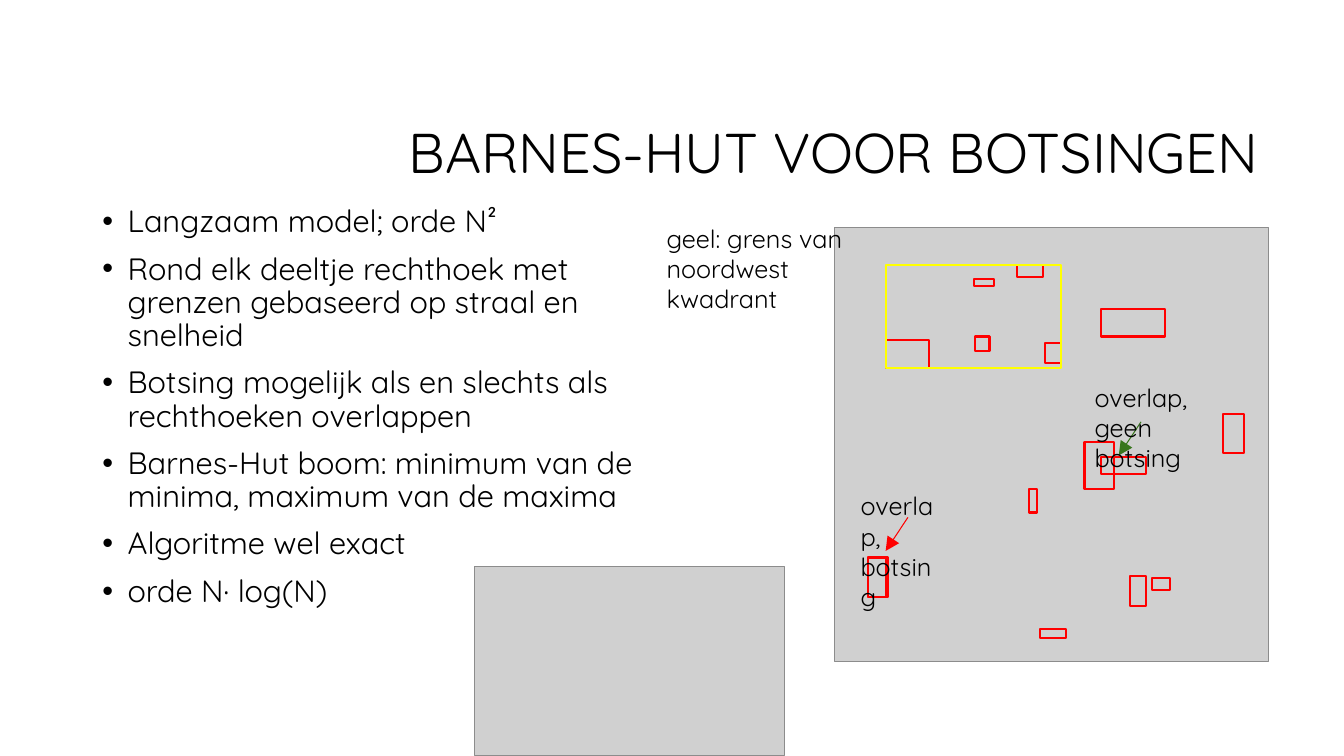
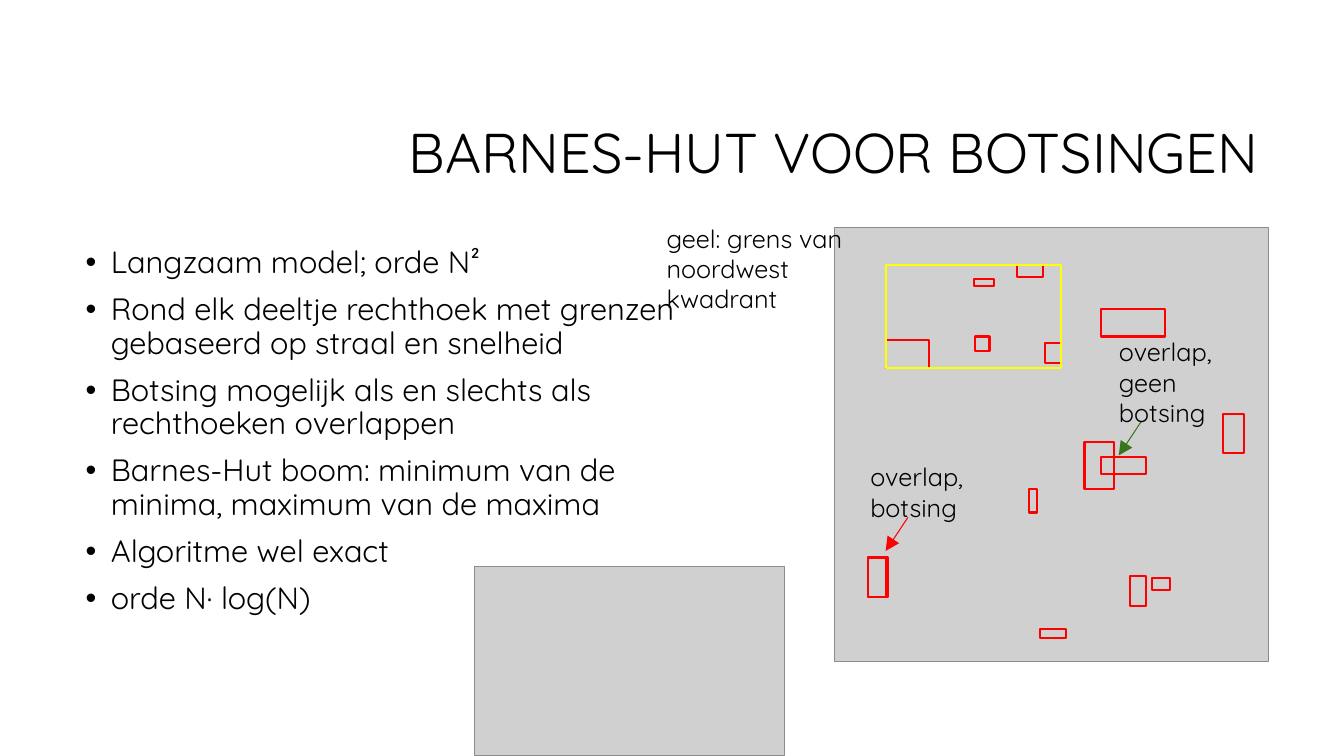
Before and after one commit to CBarendrecht/mod2b, a slide deck: slide 7 of Presentatie/Presentatie.pptx. Drawn at 1344x756 pixels with LibreOffice and Linux fonts; fonts in the diff are those of the drawing; grey boxes stand for pictures; background and template pictures are left out. Boxes give left, top, right and bottom in pixels: in the first picture for what was removed or moved away, otherwise in the second. Text is boxed around its words. In the diff, an @@ line names an element or a change of style, - is before the commit and + after.

```diff
--- a/Presentatie/Presentatie.pptx
+++ b/Presentatie/Presentatie.pptx
@@ text "Langzaam model; orde N²" rewrapped from [128,207,633,608] to [111,248,674,615] @@
@@ text "overlap, geen botsing" rewrapped from [1095,421,1153,444] to [1119,335,1212,429] @@
@@ text "overlap, botsing" rewrapped from [1095,388,1188,474] to [870,467,963,523] @@
```
Also in this commit, not shown: 7 other slides changed, 1 slide added, 1 slide removed.
